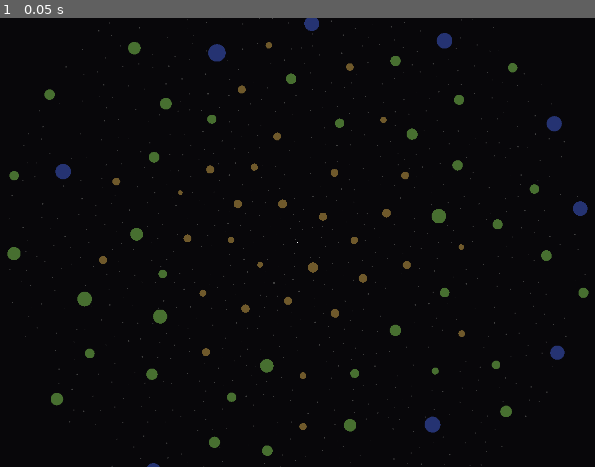
Above: before the commit, frame 1.
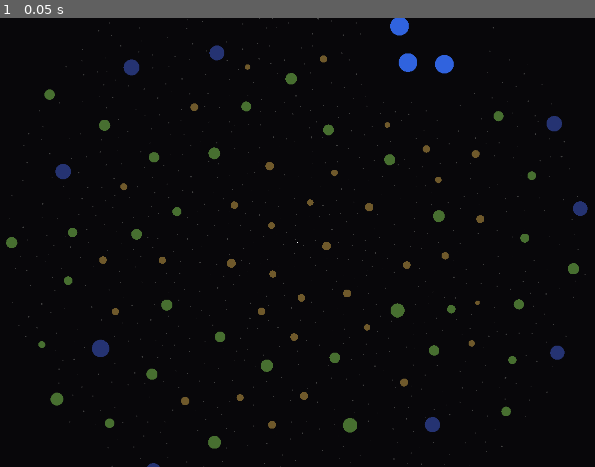
Above: after the commit, the same moment.

Repository: Erica-99/TinyWorld
Game: Godot game, scene res://scenes/star_map.tscn
The game is run twice, just before and just after one commit, with the same random seed, the same clock (stepped at 60 frames per second) and the same inputs. The project has no main scene, so this scene is started directly. The engine's default icon, where the game draws it, is replaced by a stand-in: a white triangle on a blue panel in a dark square.
Inputs:
- Up to frame 1 (0.05 s): no input

The runs differ from the first frame. In frame 1, 3.6% of the frame differs, in the area x 1-99%, y 0-100%.

Commit message:
Add federation planets

Diff:
--- a/project.godot
+++ b/project.godot
@@ -56,6 +56,8 @@
 2d_physics/layer_1="Player"
 2d_physics/layer_2="Gravity"
 2d_physics/layer_3="Planet"
+2d_physics/layer_5="Federation Space"
+2d_physics/layer_6="Federation HQ"
 
 [physics]
 
--- a/scenes/star_map.tscn
+++ b/scenes/star_map.tscn
@@ -1,20 +1,84 @@
 [gd_scene format=3 uid="uid://bgciqt2blwnb1"]
 
 [ext_resource type="Script" uid="uid://h8f32lhd5bn1" path="res://scripts/StarMap.gd" id="1_fp76q"]
+[ext_resource type="PackedScene" uid="uid://bu2kr8cklk7p1" path="res://scenes/planetBox.tscn" id="2_88ecf"]
 [ext_resource type="PackedScene" uid="uid://b6iv033nau3ee" path="res://scenes/ship.tscn" id="2_ewo0i"]
 [ext_resource type="PackedScene" uid="uid://byiovtsqqsneb" path="res://scenes/player_camera.tscn" id="3_ewo0i"]
 
+[sub_resource type="CircleShape2D" id="CircleShape2D_ewo0i"]
+
+[sub_resource type="CircleShape2D" id="CircleShape2D_88ecf"]
+
+[sub_resource type="CircleShape2D" id="CircleShape2D_fevf7"]
+
 [sub_resource type="CircleShape2D" id="CircleShape2D_fchhc"]
 radius = 1000.0
-
-[sub_resource type="GDScript" id="GDScript_fchhc"]
-script/source = "extends ShapeCast2D
-"
 
 [node name="StarMap" type="Node2D" unique_id=1717163525]
 script = ExtResource("1_fp76q")
 max_distance = 70000.0
 max_healthy = 100
+
+[node name="Bounds" type="Area2D" parent="." unique_id=638317334]
+collision_layer = 0
+collision_mask = 0
+
+[node name="CollisionShape2D" type="CollisionShape2D" parent="Bounds" unique_id=404216582]
+scale = Vector2(7000, 7000)
+shape = SubResource("CircleShape2D_ewo0i")
+
+[node name="Federation" type="Area2D" parent="Bounds" unique_id=567740253]
+modulate = Color(0.18911365, 0.38693562, 0.86979944, 1)
+position = Vector2(29968, -47359)
+collision_layer = 16
+collision_mask = 0
+
+[node name="CollisionShape2D" type="CollisionShape2D" parent="Bounds/Federation" unique_id=1351286385]
+scale = Vector2(1200, 1200)
+shape = SubResource("CircleShape2D_88ecf")
+
+[node name="Boss Area" type="Area2D" parent="Bounds/Federation" unique_id=872906046]
+modulate = Color(0.22670749, 0.22670749, 0.22670746, 1)
+position = Vector2(4745, -5410)
+collision_layer = 32
+collision_mask = 0
+
+[node name="CollisionShape2D" type="CollisionShape2D" parent="Bounds/Federation/Boss Area" unique_id=1141762750]
+scale = Vector2(400, 400)
+shape = SubResource("CircleShape2D_fevf7")
+
+[node name="Federation Planet 1" parent="Bounds/Federation" unique_id=1921216346 instance=ExtResource("2_88ecf")]
+position = Vector2(-5441, -4672)
+scale = Vector2(450, 450)
+biome = 3
+size = 450.0
+gravity_strength = 45000.0
+biomass = 1000
+carbon = 1000
+minerals = 1000
+nanotech = 1
+
+[node name="Federation Planet 2" parent="Bounds/Federation" unique_id=1191879661 instance=ExtResource("2_88ecf")]
+position = Vector2(-3411, 4084)
+scale = Vector2(450, 450)
+biome = 3
+size = 450.0
+gravity_strength = 45000.0
+biomass = 1000
+carbon = 1000
+minerals = 1000
+nanotech = 1
+
+[node name="Federation Planet 3" parent="Bounds/Federation" unique_id=841358744 instance=ExtResource("2_88ecf")]
+position = Vector2(5335, 4462)
+scale = Vector2(450, 450)
+biome = 3
+size = 450.0
+gravity_strength = 45000.0
+biomass = 1000
+carbon = 1000
+minerals = 1000
+nanotech = 1
 
 [node name="Planets" type="Node2D" parent="." unique_id=1292802495]
 
@@ -22,9 +86,8 @@
 scale = Vector2(0.1, 0.1)
 shape = SubResource("CircleShape2D_fchhc")
 target_position = Vector2(0, 0)
-collision_mask = 4
+collision_mask = 52
 collide_with_areas = true
-script = SubResource("GDScript_fchhc")
 
 [node name="CanvasLayer" type="CanvasLayer" parent="." unique_id=341782228]
 layer = -1
--- a/scripts/PLANETS.gd
+++ b/scripts/PLANETS.gd
@@ -8,6 +8,7 @@
 	var carbon_density: int
 	var biomass_density: int
 	var mineral_density: int
+	var nanotech: int
 
 	match biome:
 		ENUMS.PlanetType.METEOR:
@@ -17,6 +18,7 @@
 			carbon_density = 3
 			biomass_density = 0
 			mineral_density = 0
+			nanotech = 0
 		ENUMS.PlanetType.BARREN:
 			gravity_modifier = 1
 			test_color = Color(0.435, 0.35, 0.169, 1.0)
@@ -24,6 +26,7 @@
 			carbon_density = 1
 			biomass_density = 0
 			mineral_density = 3
+			nanotech = 0
 		ENUMS.PlanetType.HEALTHY:
 			gravity_modifier = 1
 			test_color = Color(0.28, 0.436, 0.19, 1.0)
@@ -31,6 +34,7 @@
 			carbon_density = 1
 			biomass_density = 4
 			mineral_density = 1
+			nanotech = 0
 		ENUMS.PlanetType.ECUMENOPOLIS:
 			gravity_modifier = 1
 			test_color = Color(0.147, 0.2, 0.447, 1.0)
@@ -38,6 +42,7 @@
 			carbon_density = 5
 			biomass_density = 2
 			mineral_density = 1
+			nanotech = 1
 
 	var settings := PlanetSettings.new()
 	settings.gravity_modifier = gravity_modifier
@@ -46,6 +51,7 @@
 	settings.carbon_density = carbon_density
 	settings.biomass_density = biomass_density
 	settings.mineral_density = mineral_density
+	settings.nanotech = nanotech
 
 	return settings
 
--- a/scripts/StarMap.gd
+++ b/scripts/StarMap.gd
@@ -11,14 +11,15 @@
 @onready var planet = preload("res://scenes/planetBox.tscn")
 @onready var planetlist = $Planets
 @onready var SpaceChecker = $SpaceChecker
-@onready var starmap = $"."
 
 func _ready() -> void:
 	generatemap()
 
+
 func wipemap():
 	for child in planetlist.get_children():
 		child.queue_free()
+
 
 func generatemap():
 	wipemap()
@@ -30,6 +31,7 @@
 		createplanet(ENUMS.PlanetType.BARREN)
 	for i in range(max_meteor):
 		createplanet(ENUMS.PlanetType.METEOR)
+
 
 func createplanet(biome: ENUMS.PlanetType):
 	var newPlanet = planet.instantiate()
@@ -56,6 +58,7 @@
 		var dist_range = PLANETS.get_dist_range(biome)
 		var distance := randf_range(dist_range.x * max_distance, dist_range.y * max_distance)
 		var random_offset: Vector2 = Vector2.RIGHT.rotated(angle) * distance
+
 		SpaceChecker.global_position = random_offset
 		SpaceChecker.scale = Vector2(size/20, size/20)
 		SpaceChecker.force_shapecast_update()
--- a/scripts/planet.gd
+++ b/scripts/planet.gd
@@ -9,6 +9,7 @@
 @export var biomass: int = 1
 @export var carbon: int = 1
 @export var minerals: int = 1
+@export var nanotech: int = 0
 
 
 
@@ -57,6 +58,7 @@
 	carbon = settings.carbon_density * size
 	biomass = settings.biomass_density * size
 	minerals = settings.mineral_density * size
+	nanotech = settings.nanotech
 	if settings.gravity_modifier == 0:
 		$GravityWell.disabled = true
 	gravity_strength = size * 100 * settings.gravity_modifier
--- a/scripts/planet_settings.gd
+++ b/scripts/planet_settings.gd
@@ -7,3 +7,4 @@
 @export var carbon_density: int
 @export var biomass_density: int
 @export var mineral_density: int
+@export var nanotech: int
--- a/scripts/player_camera.gd
+++ b/scripts/player_camera.gd
@@ -13,5 +13,3 @@
 	if target_object != null:
 		var position_to_move = lerp(position, target_object.position, tracking_speed*delta)
 		position = position_to_move
-
-	pass
